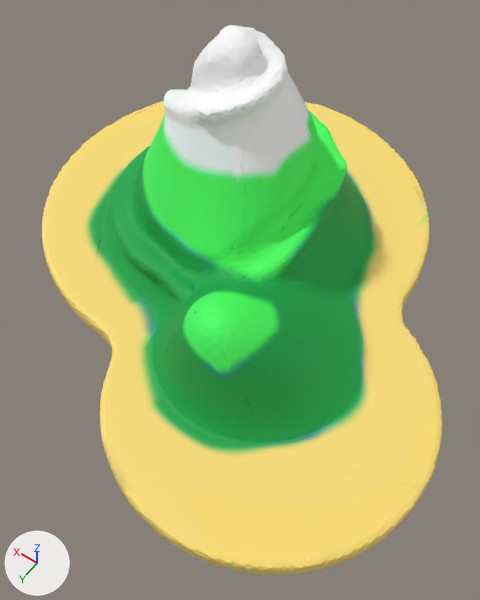
Two versions of the OBJ model game_dll/Assets/Models/mountain.obj, one commit apart.
One viewpoint serves both versions: a 50 mm lens placed at (-155.0, 212.0, 262.0), pointed at (-45.0, 57.0, 20.0). Arrows for +X, +Y and +Z are at lower left; the lights stay in place. Where no turn or scale is listed for an object, it has been applied to the vertices.

The older version as bpy lines, for what is in view:
```python
me_level04_hipoly = bpy.data.meshes.new('level04_hipoly')
me_level04_hipoly.from_pydata(...)  # 4084 vertices, 8170 faces; spans x -154.0..111.0, y -114.0..157.0, z -6.0..113.0
me_level04_hipoly.materials.append(mat_material_001)  # picture img_mountain_png
ob_level04_hipoly = bpy.data.objects.new('level04_hipoly', me_level04_hipoly)
ob_level04_hipoly.location = (0.0, 0.0, 0.0)
```
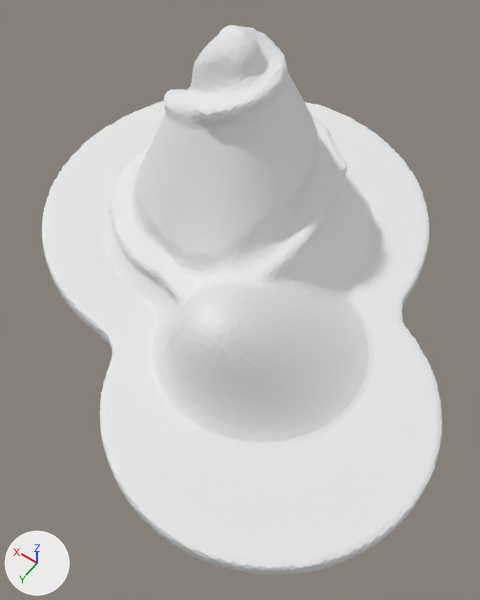
Changed parts and their boxes [x1, y1, x2, y2] in the pictures (480 x 600 px):
'level04_hipoly', recoloured
    both: [42, 25, 442, 575]

Diff of the bpy script that builds the scene:
```diff
--- a/game_dll/Assets/Models/mountain.obj.py
+++ b/game_dll/Assets/Models/mountain.obj.py
@@ mat_none @@
+mat_none = principled_material('None')
+mat_none.base_color = (0.8, 0.8, 0.8)  # white #e7e7e7
+mat_none.roughness = 1.0
@@ me_level04_hipoly @@
 me_level04_hipoly.from_pydata(...)  # 4084 vertices, 8170 faces; spans x -154.0..111.0, y -114.0..157.0, z -6.0..113.0
-me_level04_hipoly.materials.append(mat_material_001)  # picture img_mountain_png
+me_level04_hipoly.materials.append(mat_none)  # white #e7e7e7
```
